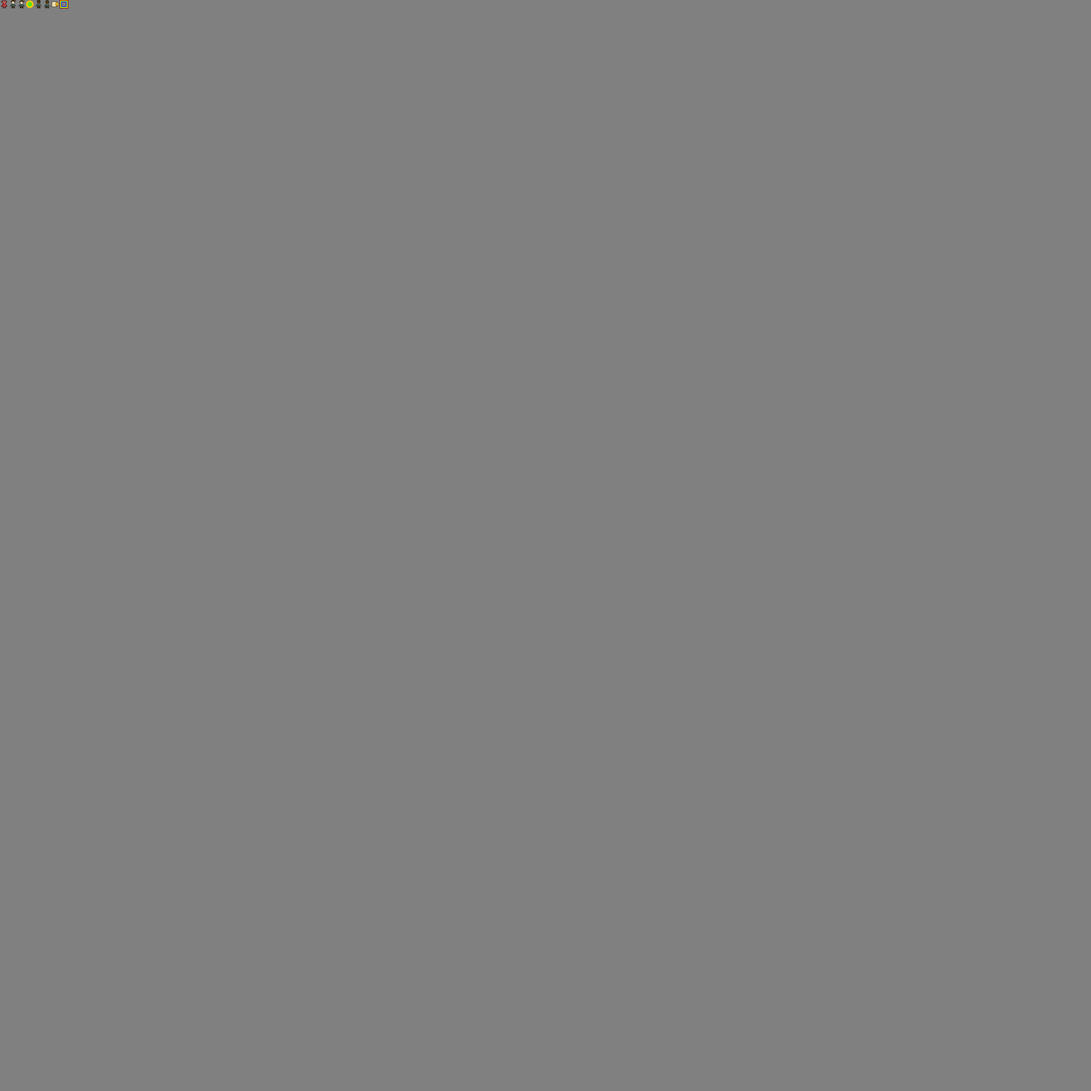
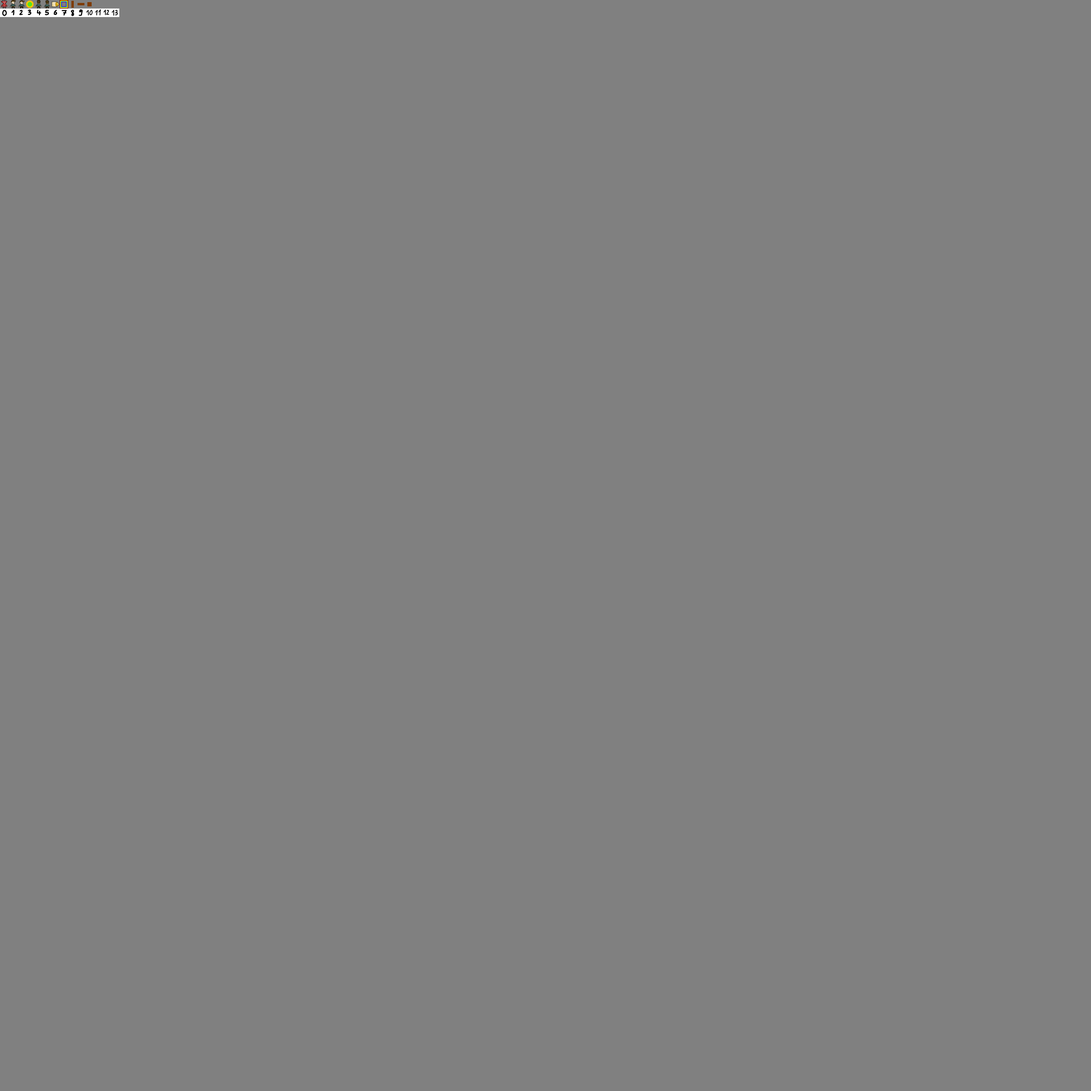
Layer changes from the first (1091, 1091) image to the second:
added layer "level1" above "trapdoor" over [0, 8, 120, 18]
added layer "trapdoor" above "horizontal_door" over [87, 2, 92, 7]
added layer "horizontal_door" above "vertical_door" over [77, 2, 85, 6]
added layer "vertical_door" above "debug_tile" over [71, 0, 74, 8]
